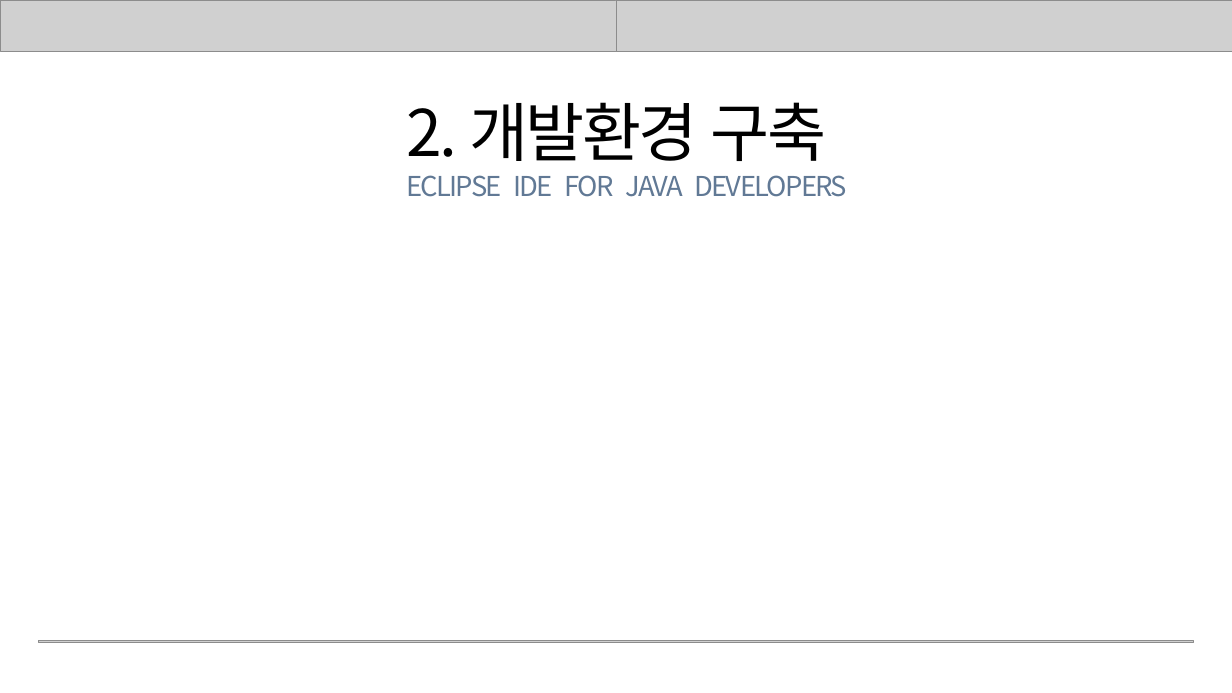
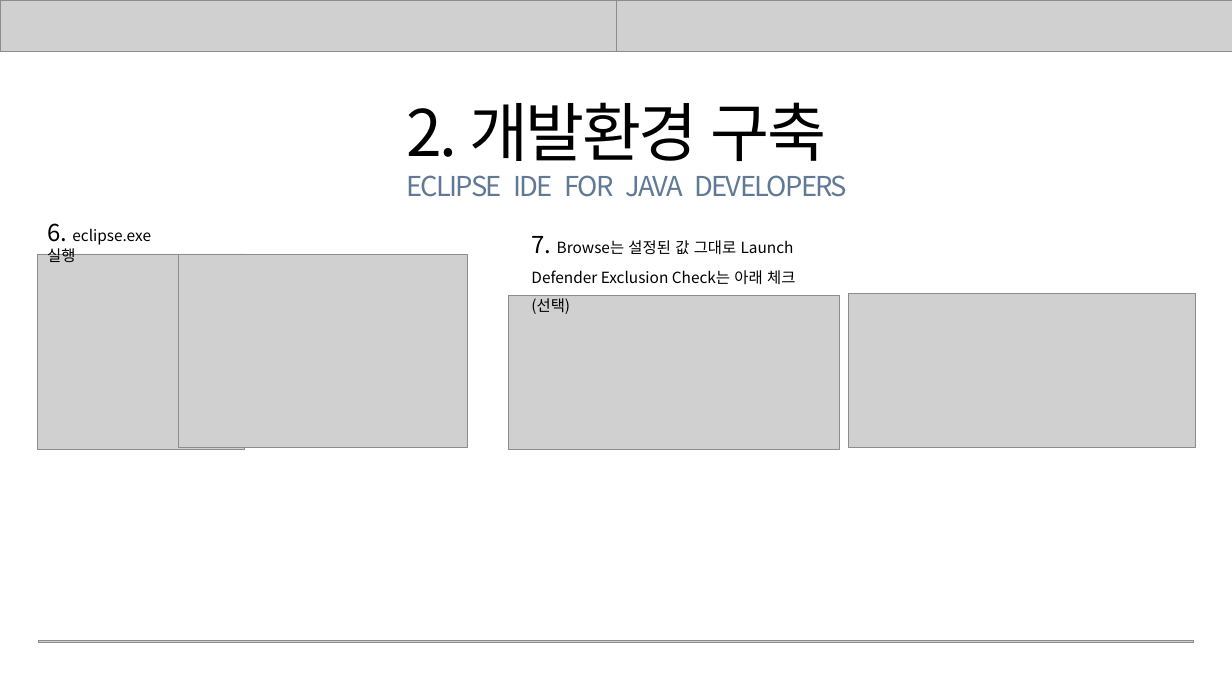
Before and after one commit to rombird/LEELEELIM, a slide deck: slide 13 of 응용SW기초기술활용.pptx (slide 7 before the commit). Drawn at 1232x693 pixels with LibreOffice and Linux fonts; fonts in the diff are those of the drawing; grey boxes stand for pictures. Boxes give left, top, right and bottom in pixels: in the first picture for what was removed or moved away, otherwise in the second. Text is boxed around its words. In the diff, an @@ line names an element or a change of style, - is before the commit and + after.

```diff
--- a/응용SW기초기술활용.pptx
+++ b/응용SW기초기술활용.pptx
@@ text added at [47, 223, 151, 262], 18 pt, text #000000 @@
+6. eclipse.exe 실행
@@ text added at [531, 236, 795, 314], 18 pt, text #000000 @@
+7. Browse는 설정된 값 그대로 Launch
+Defender Exclusion Check는 아래 체크 (선택)
@@ picture added at [38, 254, 245, 450] @@
@@ picture added at [179, 254, 468, 448] @@
@@ picture added at [508, 295, 840, 450] @@
@@ picture added at [849, 293, 1195, 448] @@
```
Also in this commit, not shown: 13 other slides changed, 9 slides added.
